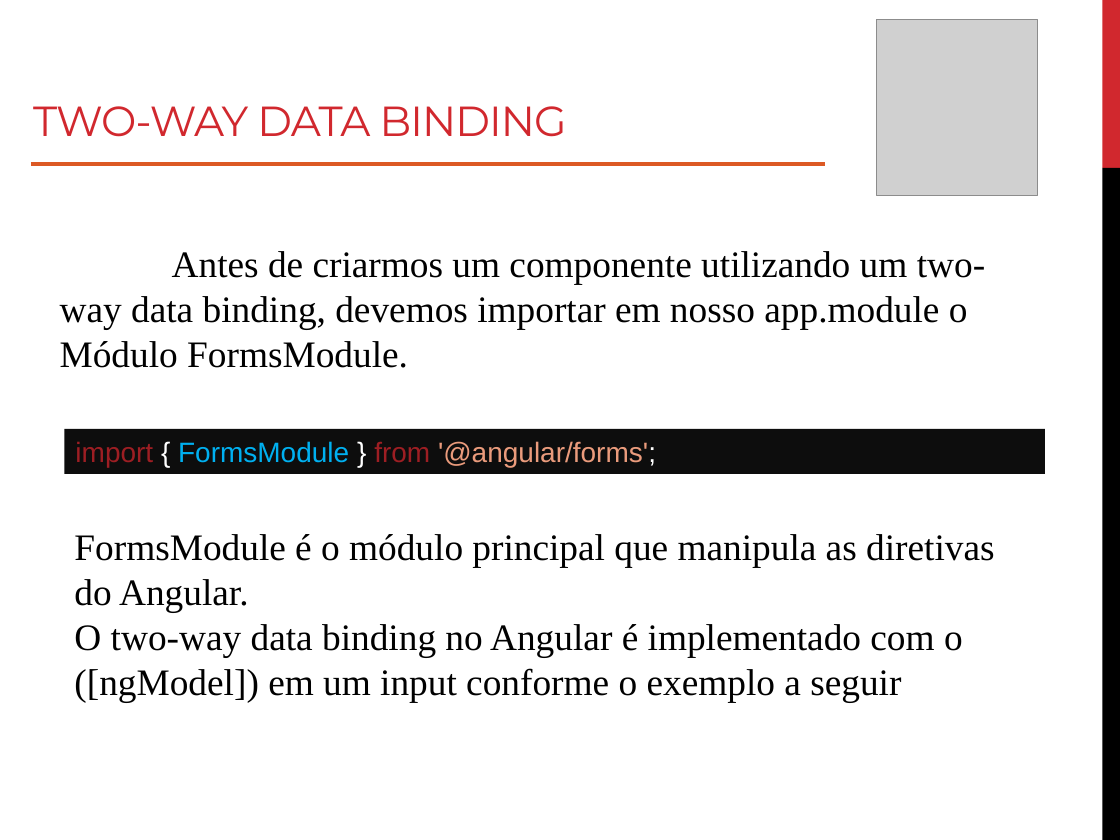
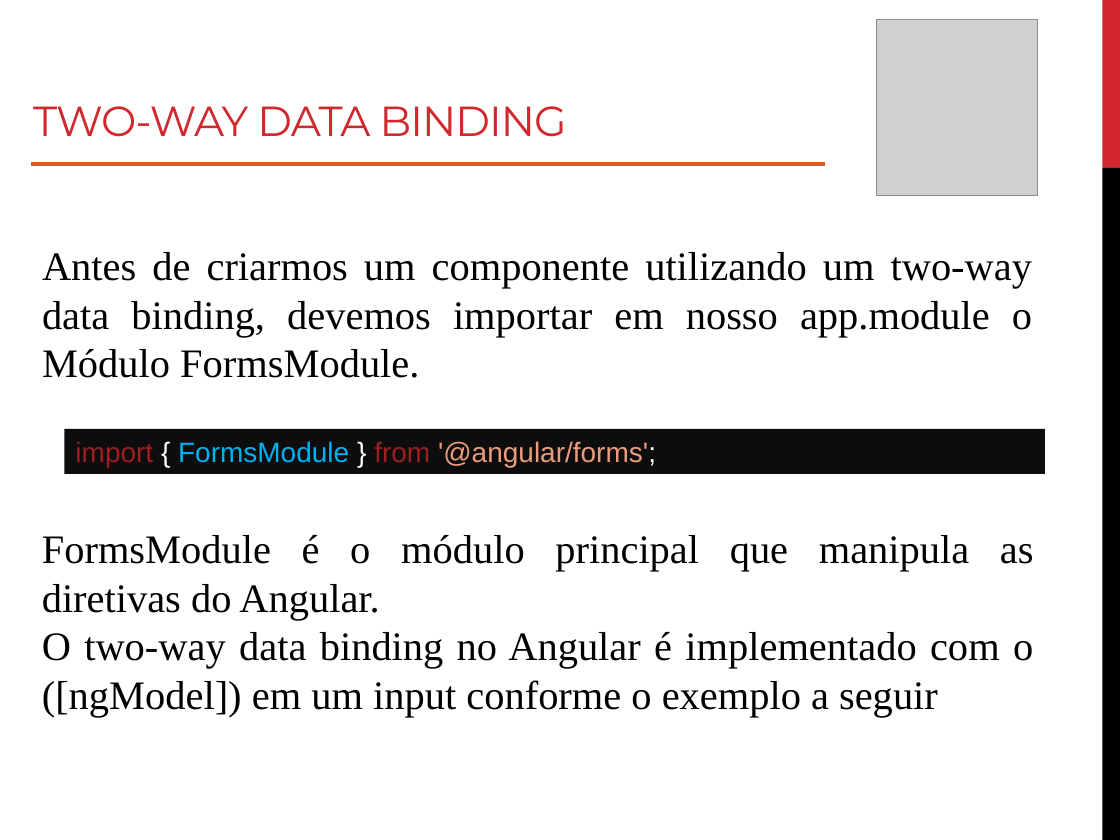
Before and after one commit to roney-amorim/workshop-angular, a slide deck: slide 34 of Módulo 1/Modulo 1.pptx. Drawn at 1120x840 pixels with LibreOffice and Linux fonts; fonts in the diff are those of the drawing; grey boxes stand for pictures. Boxes give left, top, right and bottom in pixels: in the first picture for what was removed or moved away, otherwise in the second. Text is boxed around its words. In the diff, an @@ line names an element or a change of style, - is before the commit and + after.

```diff
--- a/Módulo 1/Modulo 1.pptx
+++ b/Módulo 1/Modulo 1.pptx
@@ text "Antes de criarmos um componente ...": place and size @@
-text "Antes de criarmos um componente ..." at (60,251,985,368)
+text "Antes de criarmos um componente ..." at (42,252,1032,378)
@@ text "Antes de criarmos um componente ..." at (42,252,1032,378): size 24 to 26 pt; alignment left to justified @@
@@ text "FormsModule é o módulo principal ..." at (42,535,1034,717): size 24 to 26 pt; alignment left to justified @@
@@ text "FormsModule é o módulo principal ...": place and size @@
-text "FormsModule é o módulo principal ..." at (74,534,994,702)
+text "FormsModule é o módulo principal ..." at (42,535,1034,717)
```
Also in this commit, not shown: 31 other slides changed, 1 slide added, 4 other files.
